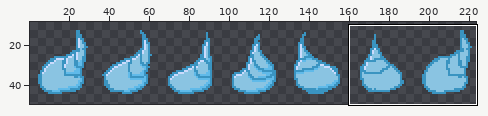
One commit to this sprite sheet: Assets/Assets/SlimeCharacter/BazStuffCharacterBackLeft.png. The picture above shows the old version from afar; the outline marks the close-up.
Close-up. The starting point:
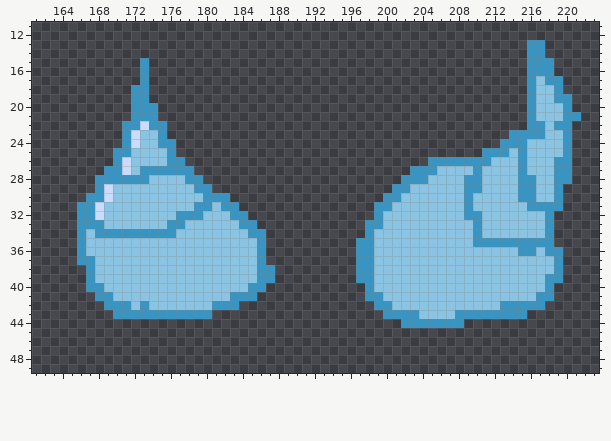
The file is 224x64 pixels. Shown: x 161..223, y 11..49. The wide view leaves out empty margins.
And afterwards:
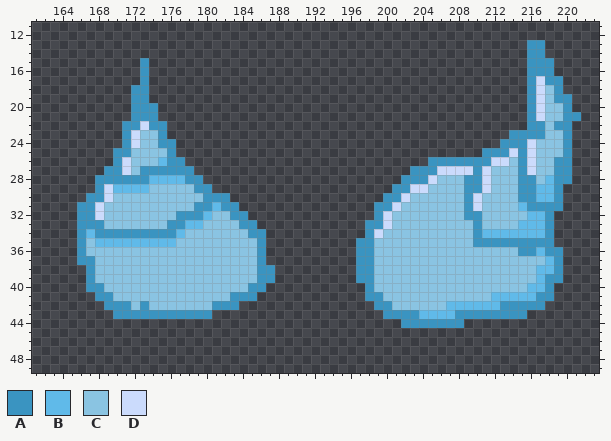
Palette (. is transparent): A #3a94c1  B #60bae9  C #8ac4e2  D #cbdbfc
What changed:
y 17..21: x 217 C -> D
y 24: x 216 C -> D
y 25: x 214 C -> D; x 216 C -> D
y 26: x 175 C -> B; x 212..213 CC -> DD; x 216 C -> D
y 27: x 206..209 CCCC -> DDDD; x 211 C -> D; x 216 C -> D
y 28: x 174..177 CCCC -> BBBB; x 205 C -> D; x 211 C -> D; x 218 C -> B
y 29: x 170..173 CCCC -> BBBB; x 203..204 CC -> DD; x 211 C -> D; x 217..218 CC -> BB
y 30: x 202 C -> D; x 210 C -> D; x 217..218 CC -> BB
y 31: x 181 C -> B; x 201 C -> D; x 210 C -> D; x 215 C -> B
y 32: x 180 C -> B; x 200 C -> D; x 216..217 CC -> BB
y 33: x 178..179 CC -> BB; x 200 C -> D; x 215..217 CCC -> BBB
y 34: x 167 C -> B; x 177 C -> B; x 199 C -> D; x 211..217 CCCCCCC -> BBBBBBB
y 35: x 168..176 CCCCCCCCC -> BBBBBBBBB
y 36: x 217 C -> B
y 37: x 218 C -> B
y 38: x 217..218 CC -> BB
y 39: x 217 C -> B
y 40: x 216..217 CC -> BB
y 41: x 212..216 CCCCC -> BBBBB
y 42: x 207..212 CCCCCC -> BBBBBB
y 43: x 204..207 CCCC -> BBBB
Changed places in both close-ups, as pixel boxes (x1, y1, x2, y2):
changed: (374, 76, 554, 319)
changed: (86, 157, 221, 247)
